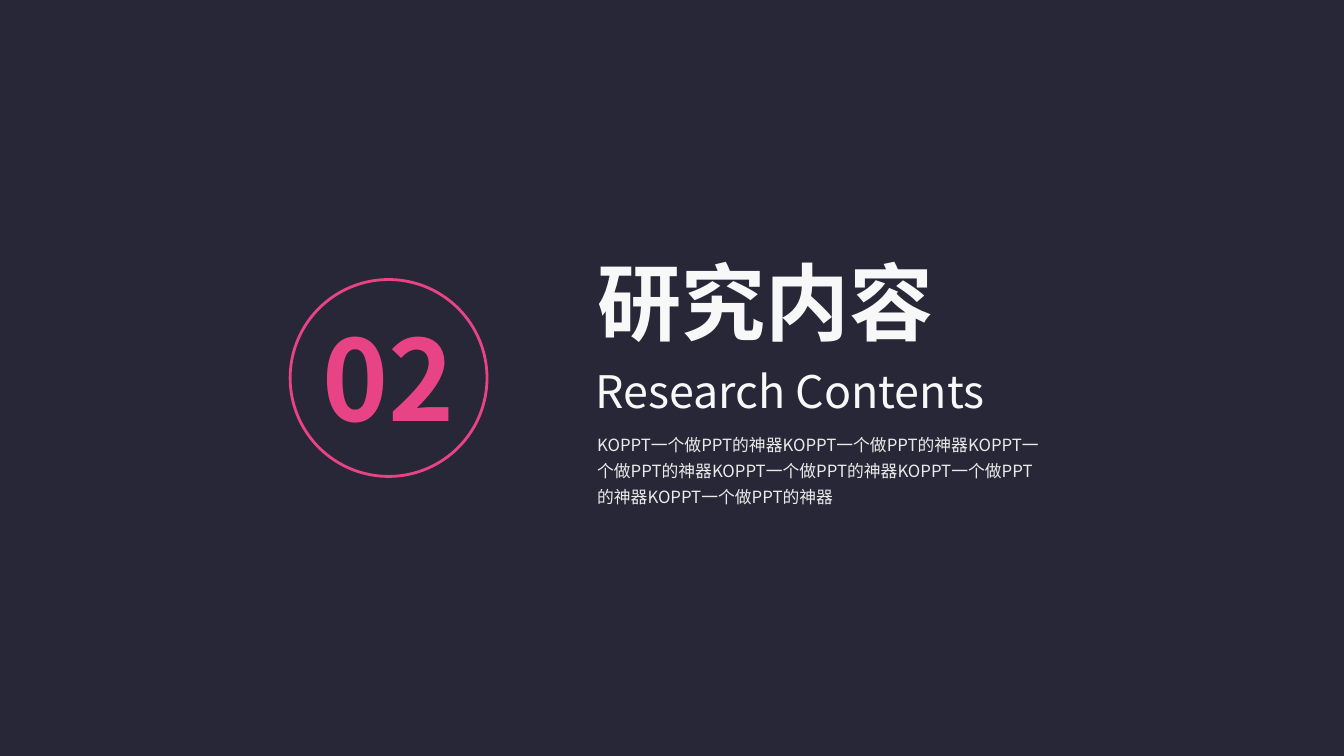
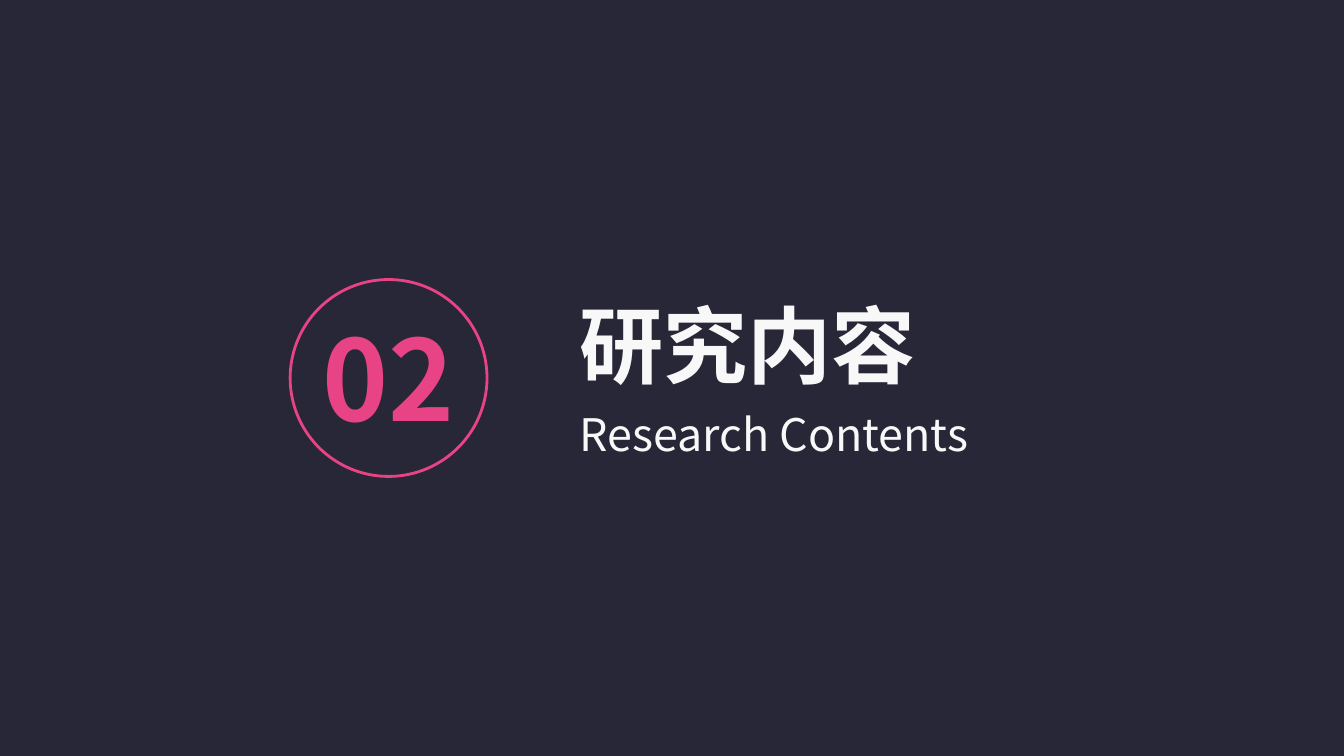
Before and after one commit to logic-basic/Graduation_Project, a slide deck: slide 7 of 答辩演示-党家翮.pptx (slide 8 before the commit). Drawn at 1344x756 pixels with LibreOffice and Linux fonts; fonts in the diff are those of the drawing. Boxes give left, top, right and bottom in pixels: in the first picture for what was removed or moved away, otherwise in the second. Text is boxed around its words. In the diff, an @@ line names an element or a change of style, - is before the commit and + after.

```diff
--- a/答辩演示-党家翮.pptx
+++ b/答辩演示-党家翮.pptx
@@ text "研究内容": place and size @@
-text "研究内容" at [597,262,933,342]
+text "研究内容" at [579,305,915,385]
@@ text "Research Contents": place and size @@
-text "Research Contents" at [595,372,985,409]
+text "Research Contents" at [579,415,969,452]
@@ text removed at [588,423,1056,510] @@
-KOPPT一个做PPT的神器KOPPT一个做PPT的神器KOPPT一个做PPT的神器KOPPT一个做PPT的神器KOPPT一个做PPT的神器KOPPT一个做PPT的神器
```
Also in this commit, not shown: 3 other slides changed, 14 slides added, 11 slides removed.
